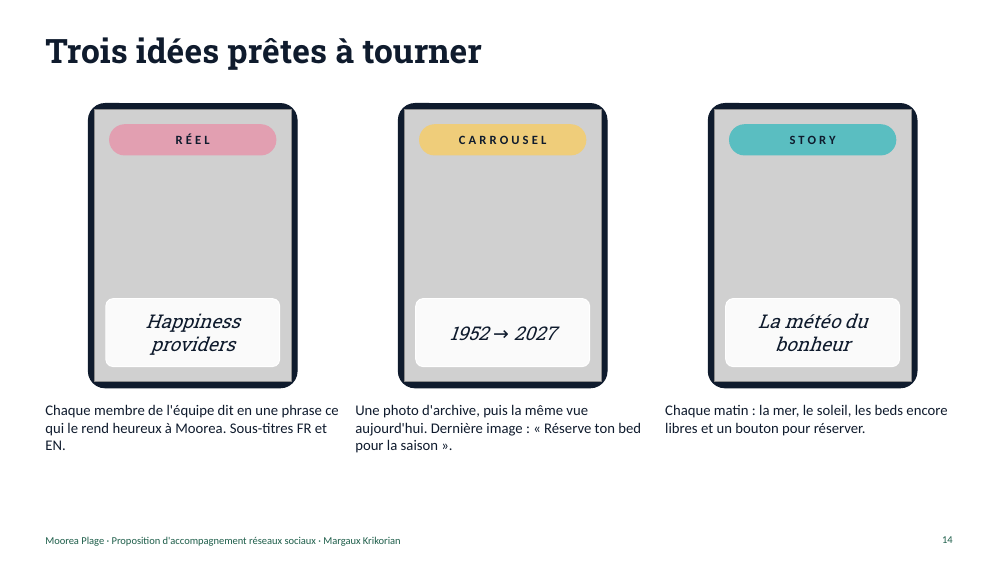
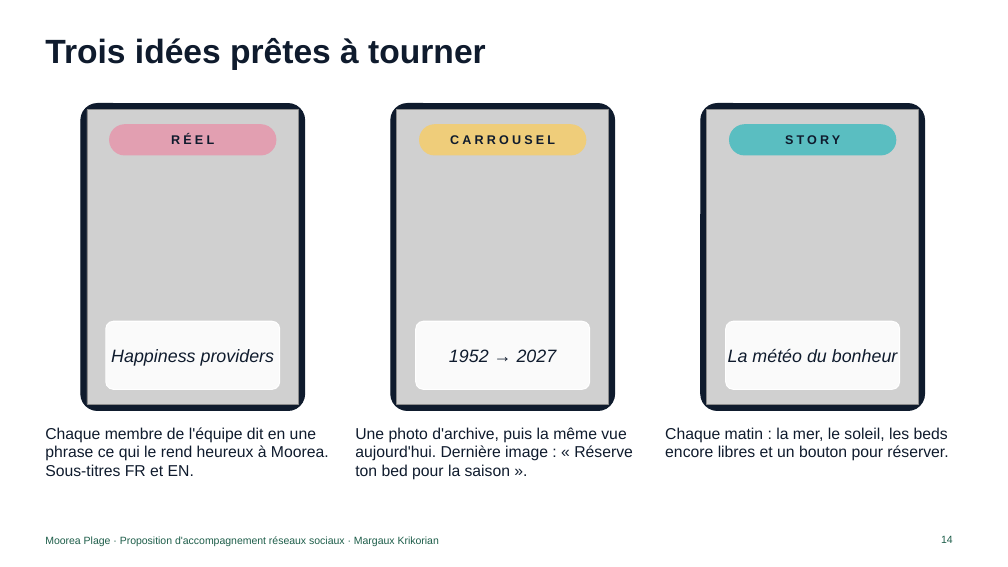
Before and after one commit to margaritakrikorian-ai/Assistant-CM, a slide deck: slide 14 of prospection/moorea-plage/Moorea-Plage-proposition.pptx. Drawn at 1008x567 pixels with LibreOffice and Linux fonts; fonts in the diff are those of the drawing; grey boxes stand for pictures. Boxes give left, top, right and bottom in pixels: in the first picture for what was removed or moved away, otherwise in the second. Text is boxed around its words. In the diff, an @@ line names an element or a change of style, - is before the commit and + after.

```diff
--- a/prospection/moorea-plage/Moorea-Plage-proposition.pptx
+++ b/prospection/moorea-plage/Moorea-Plage-proposition.pptx
@@ title "Trois idées prêtes à tourner" at (45, 38, 486, 70): font Roboto Slab to Arial @@
@@ rounded rectangle: place and size @@
-rounded rectangle at (88, 104, 297, 388)
+rounded rectangle at (81, 104, 305, 411)
@@ picture: place and size @@
-picture at (95, 110, 291, 382)
+picture at (87, 110, 299, 405)
@@ rounded rectangle: place and size @@
-rounded rectangle at (399, 104, 607, 388)
+rounded rectangle at (391, 104, 615, 411)
@@ picture: place and size @@
-picture at (405, 110, 601, 382)
+picture at (397, 110, 609, 405)
@@ proportions changed in 3 elements at (81, 104, 305, 411), (391, 104, 615, 411), (701, 104, 925, 411) @@
@@ rounded rectangle: place and size @@
-rounded rectangle at (709, 104, 917, 388)
+rounded rectangle at (701, 104, 925, 411)
@@ picture: place and size @@
-picture at (715, 110, 911, 382)
+picture at (707, 110, 919, 405)
@@ 3 texts, 3 rounded rectangles: place and size @@
-3 texts, 3 rounded rectangles at (106, 299, 900, 367)
+3 texts, 3 rounded rectangles at (106, 321, 900, 389)
@@ size 18 to 17 pt, font Roboto Slab to Arial in 3 elements at (111, 349, 275, 366), (449, 349, 557, 362), (728, 349, 898, 362) @@
@@ text "Chaque membre de l'équipe dit ...": place and size @@
-text "Chaque membre de l'équipe dit ..." at (45, 404, 339, 450)
+text "Chaque membre de l'équipe dit ..." at (45, 427, 329, 476)
@@ text "Une photo d'archive, puis la ...": place and size @@
-text "Une photo d'archive, puis la ..." at (355, 404, 641, 453)
+text "Une photo d'archive, puis la ..." at (355, 427, 633, 480)
@@ size 14 to 15 pt, font Calibri to Arial in 3 elements at (45, 427, 329, 476), (355, 427, 633, 480), (665, 427, 948, 461) @@
@@ text "Chaque matin : la mer, ...": place and size @@
-text "Chaque matin : la mer, ..." at (665, 404, 947, 436)
+text "Chaque matin : la mer, ..." at (665, 427, 948, 461)
@@ font Calibri to Arial in 5 elements at (171, 134, 214, 144), (450, 135, 555, 144), (785, 135, 840, 144), (941, 536, 953, 543), (45, 536, 439, 546) @@
```
Also in this commit, not shown: 19 other slides changed, 2 other files.
